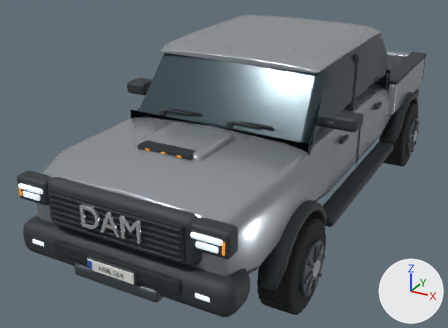
Renders of the glTF model vehicles/dam_pickup.glb from each side of a commit.
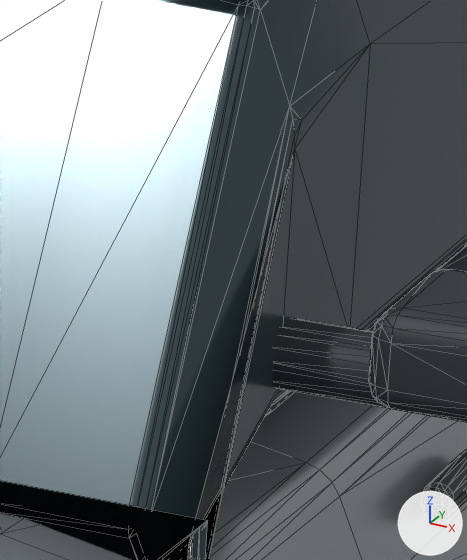
Each version is shown whole from a camera (50 mm lens) standing at (2.78, -6.3, 3.52) and looking at (-0.43, -0.47, 0.6), then close up on the part from 63% to 77% of the width and 23% to 46% of the height. The axes (+X, +Y, +Z) are drawn at lower right. The lights are the same throughout. The older version's two pictures come first. The close-ups show mesh edges as thin lines. Where no turn or scale is listed for an object, it has been applied to the vertices.

Names of what the first close-up shows: 'Cab glazing', 'Door pull.002', 'Mirror housing.001', 'Mirror stem.001', 'Pickup body'.
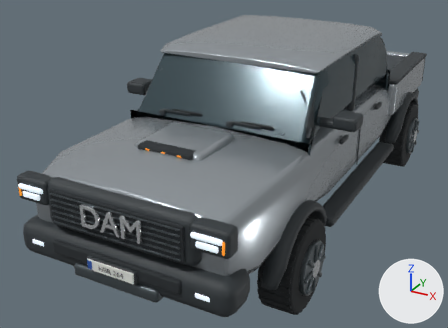
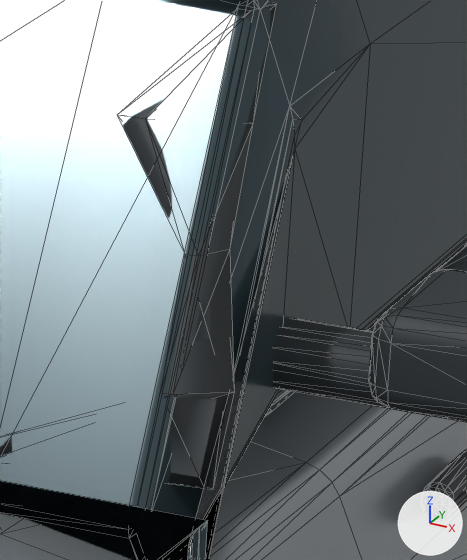
Boxes (x1, y1, x2, y2) around the edits, measured in the close-ups (467 x 560 px):
'Front cab window pillar seal.001', added
    after: (0, 3, 277, 489)

The edits, one by one:
Mesh me_front_cab_window_pillar_seal_001 is new.
It has 20 vertices, 36 faces and spans x 0.627..0.966, y -1.415..-0.966, z 1.475..1.963.
It uses material mat_textured_graphite_polymer (dark grey #30373a).
Object 'Front cab window pillar seal.001' (ob_front_cab_window_pillar_seal_001) is new; it shows me_front_cab_window_pillar_seal_001.
Its location is (0.0, 0.0, 0.0).
